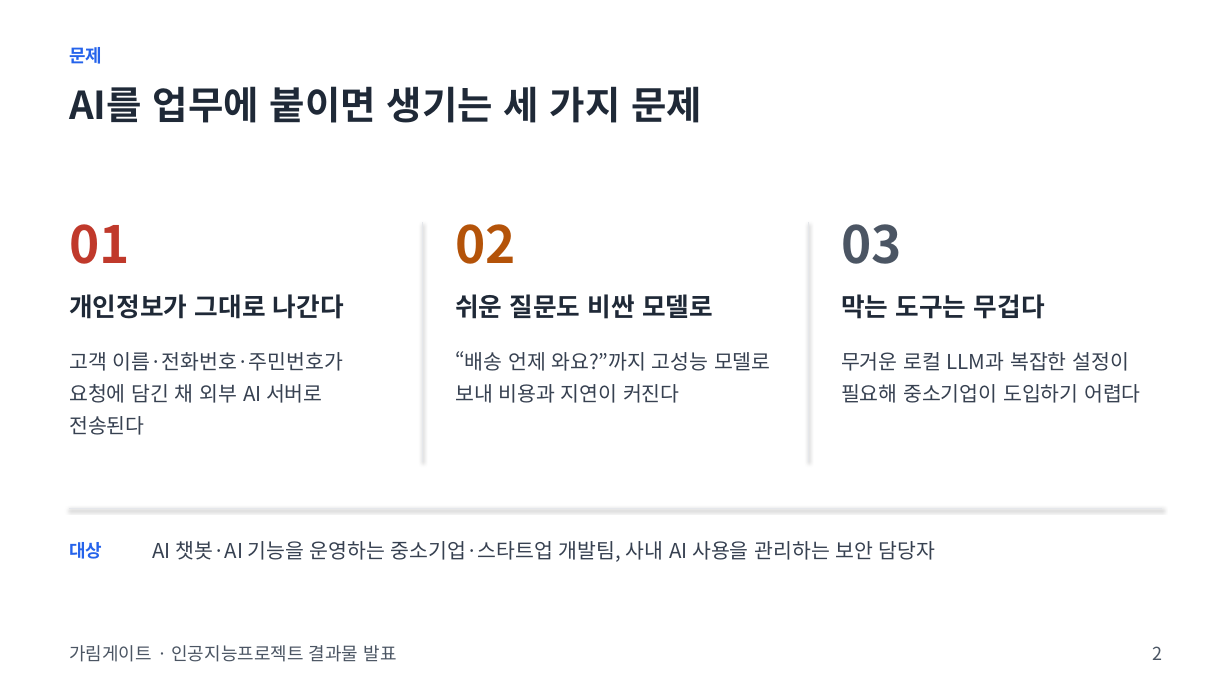
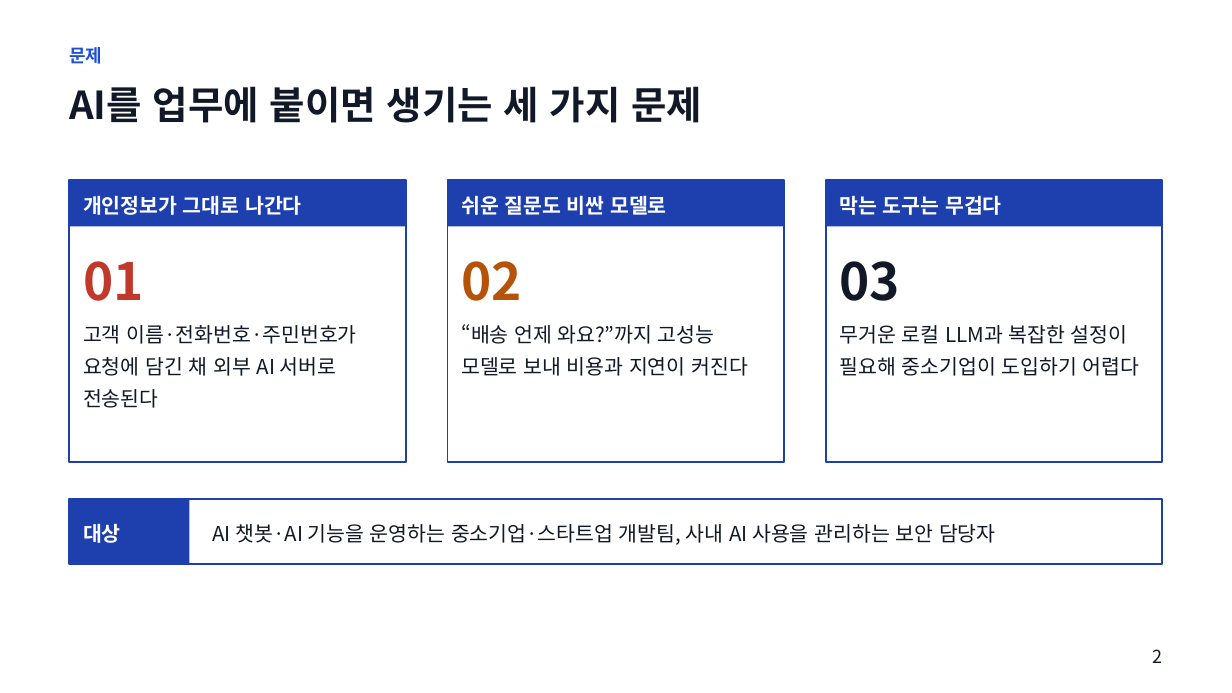
Before and after one commit to baesanggue/ai-gateway, a slide deck: slide 2 of docs/presentation/2026-11-17-garimgate.pptx. Drawn at 1232x693 pixels with LibreOffice and Linux fonts; fonts in the diff are those of the drawing. Boxes give left, top, right and bottom in pixels: in the first picture for what was removed or moved away, otherwise in the second. Text is boxed around its words. In the diff, an @@ line names an element or a change of style, - is before the commit and + after.

```diff
--- a/docs/presentation/2026-11-17-garimgate.pptx
+++ b/docs/presentation/2026-11-17-garimgate.pptx
@@ text "문제" at box(69, 47, 102, 64): text colour #2563EB to #1D4ED8 @@
@@ text "AI를 업무에 붙이면 생기는 세 ..." at box(69, 86, 702, 123): text colour #1F2937 to #111827 @@
@@ rectangle added at box(69, 180, 406, 462), fill #FFFFFF, outline #1E40AF 1.5 pt @@
@@ rectangle added at box(69, 180, 406, 226), fill #1E40AF @@
@@ text "개인정보가 그대로 나간다": place and size @@
-text "개인정보가 그대로 나간다" at box(69, 294, 344, 319)
+text "개인정보가 그대로 나간다" at box(83, 195, 302, 215)
@@ rectangle added at box(447, 180, 784, 462), fill #FFFFFF, outline #1E40AF 1.5 pt @@
@@ rectangle added at box(447, 180, 784, 226), fill #1E40AF @@
@@ text "쉬운 질문도 비싼 모델로": place and size @@
-text "쉬운 질문도 비싼 모델로" at box(455, 294, 713, 319)
+text "쉬운 질문도 비싼 모델로" at box(461, 195, 667, 215)
@@ rectangle added at box(826, 180, 1163, 462), fill #FFFFFF, outline #1E40AF 1.5 pt @@
@@ rectangle added at box(826, 180, 1163, 226), fill #1E40AF @@
@@ size 20 to 16 pt, text colour #1F2937 to #FFFFFF; vertical alignment top to middle in 3 elements at box(461, 195, 667, 215), box(83, 195, 302, 215), box(840, 195, 1002, 215) @@
@@ text "막는 도구는 무겁다": place and size @@
-text "막는 도구는 무겁다" at box(841, 294, 1045, 319)
+text "막는 도구는 무겁다" at box(840, 195, 1002, 215)
@@ line removed from (423, 222) to (423, 462) @@
@@ line removed from (809, 222) to (809, 462) @@
@@ text "01": place and size @@
-text "01" at box(69, 224, 130, 264)
+text "01" at box(83, 261, 144, 301)
@@ text "02": place and size @@
-text "02" at box(455, 224, 516, 264)
+text "02" at box(461, 261, 522, 301)
@@ text "03" at box(840, 261, 901, 301): text colour #4B5563 to #111827 @@
@@ text "03": place and size @@
-text "03" at box(841, 224, 902, 264)
+text "03" at box(840, 261, 901, 301)
@@ text "고객 이름·전화번호·주민번호가 요청에 담긴 채 ...": place and size @@
-text "고객 이름·전화번호·주민번호가 요청에 담긴 채 ..." at box(69, 352, 343, 435)
+text "고객 이름·전화번호·주민번호가 요청에 담긴 채 ..." at box(83, 325, 356, 408)
@@ text "“배송 언제 와요?”까지 고성능 모델로 ...": place and size @@
-text "“배송 언제 와요?”까지 고성능 모델로 ..." at box(455, 351, 771, 403)
+text "“배송 언제 와요?”까지 고성능 모델로 ..." at box(461, 324, 748, 376)
@@ text colour #374151 to #111827 in 3 elements at box(461, 324, 748, 376), box(83, 325, 356, 408), box(840, 325, 1140, 376) @@
@@ text "무거운 로컬 LLM과 복잡한 설정이 ...": place and size @@
-text "무거운 로컬 LLM과 복잡한 설정이 ..." at box(841, 352, 1141, 403)
+text "무거운 로컬 LLM과 복잡한 설정이 ..." at box(840, 325, 1140, 376)
@@ line removed from (69, 508) to (1163, 508) @@
@@ rectangle added at box(69, 499, 1163, 564), fill #FFFFFF, outline #1E40AF 1.5 pt @@
@@ rectangle added at box(69, 499, 189, 564), fill #1E40AF @@
@@ text "대상": place and size @@
-text "대상" at box(69, 542, 102, 559)
+text "대상" at box(83, 523, 121, 543)
@@ text "대상" at box(83, 523, 121, 543): size 14 to 16 pt, text colour #2563EB to #FFFFFF; vertical alignment top to middle @@
@@ text "AI 챗봇·AI 기능을 운영하는 중소기업·스타트업 ...": place and size @@
-text "AI 챗봇·AI 기능을 운영하는 중소기업·스타트업 ..." at box(152, 541, 936, 562)
+text "AI 챗봇·AI 기능을 운영하는 중소기업·스타트업 ..." at box(212, 524, 996, 545)
@@ text "AI 챗봇·AI 기능을 운영하는 중소기업·스타트업 ..." at box(212, 524, 996, 545): text colour #374151 to #111827; vertical alignment top to middle @@
@@ text removed at box(69, 645, 396, 662) @@
-가림게이트 · 인공지능프로젝트 결과물 발표
@@ text "2" at box(1152, 649, 1162, 663): text colour #4B5563 to #111827 @@
```
Also in this commit, not shown: 8 other slides changed, 2 other files.
